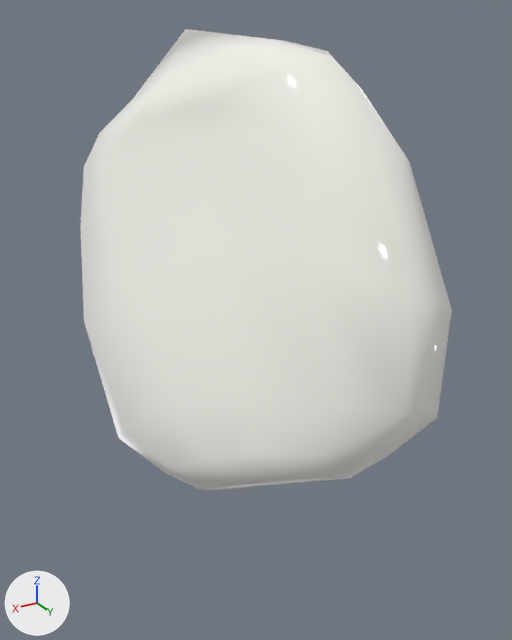
What one commit did to the glTF model resources/js/assets/83.glb.
Rendered twice from a camera (50 mm lens) standing at (-0.089, 0.0309, 0.1518) and looking at (-0.164, -0.0941, 0.0893). Arrows for +X, +Y and +Z are at lower left; the lights stay in place. The first picture is the older version.

In view in the first picture: 'Caine.Denture.001'.
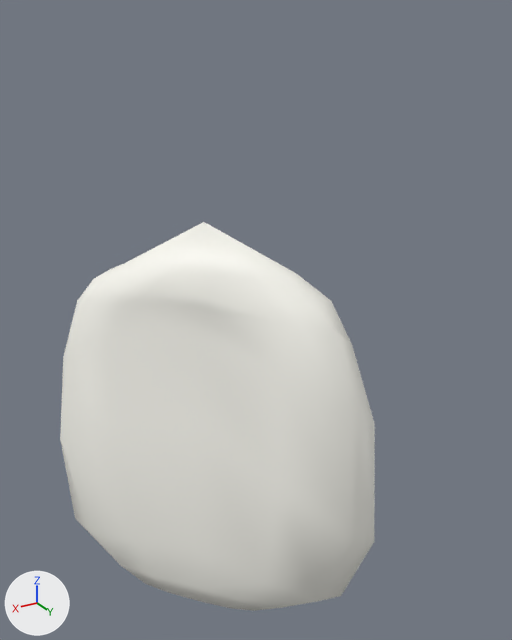
Boxes [x1, y1, x2, y2] around the edits, measured in the pictures (512 x 640 px):
'Caine.Denture.001', moved, turned
    before: [80, 29, 452, 490]
    after: [60, 222, 375, 611]

What the commit changed:
Object 'Caine.Denture.001' (ob_caine_denture_001) moves from (0.0201, -0.0557, 0.2606) to (0.0137, 0.009, 0.1937).
Object 'Caine.Denture.001' (ob_caine_denture_001) turns from (-29, 22, -113) to (-18, 0.3, -107) degrees about x, y and z.
